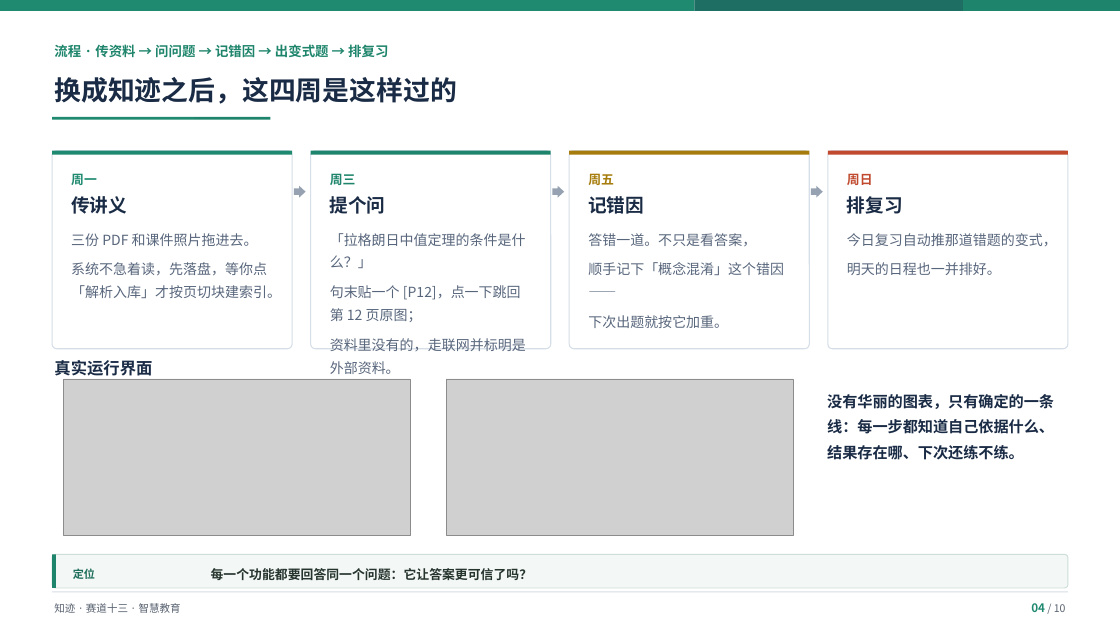
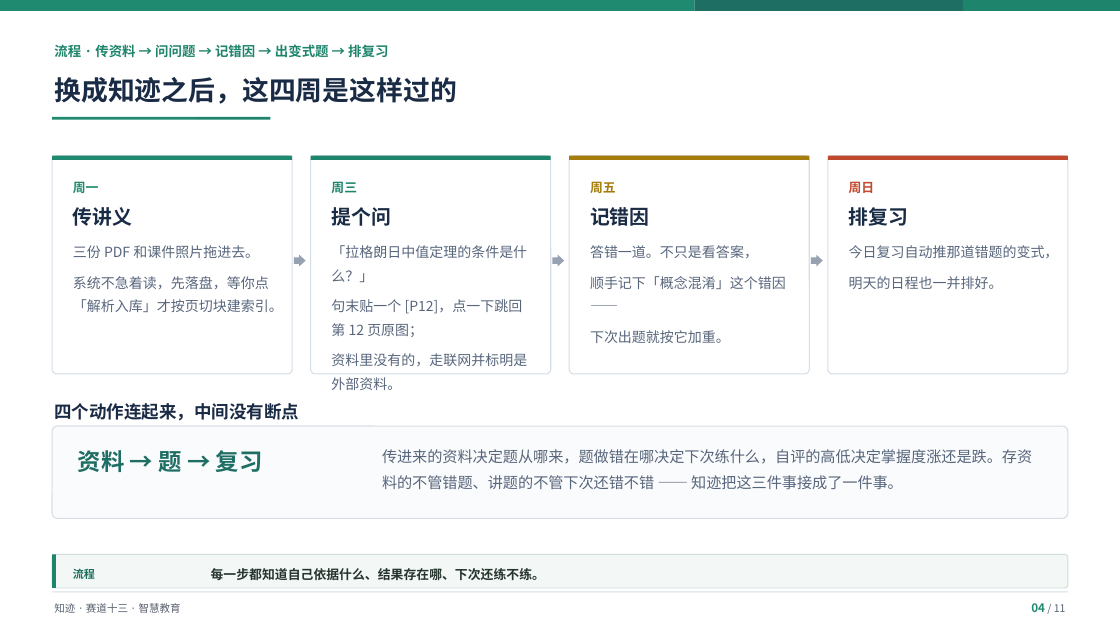
Before and after one commit to Baicaicn23/StudyGraph, a slide deck: slide 4 of docs/作品集/参赛/知迹答辩/知迹答辩.pptx. Drawn at 1120x630 pixels with LibreOffice and Linux fonts; fonts in the diff are those of the drawing; grey boxes stand for pictures. Boxes give left, top, right and bottom in pixels: in the first picture for what was removed or moved away, otherwise in the second. Text is boxed around its words. In the diff, an @@ line names an element or a change of style, - is before the commit and + after.

Commit message:
feat(参赛): p04 拆成流程页 + 真实界面页（10 → 11 页）
原 p04 上半是四步流程卡、下半是两张界面截图，截图被压扁（1280×577 塞进
4.40×1.86 英寸），两件事各占一半都看不清。

拆成两页：
- p04「换成知迹之后，这四周是这样过的」：只讲流程，四张卡放大到 2.60in，
  下方加「资料 → 题 → 复习」收束条
- p05「这些不是示意图，是跑起来的真实界面」（新页）：两张截图按原比例放大到
  5.86×2.64in，底部横向条讲「放真图的原因」

后续页码顺延，总页数 10 → 11；Q&A 页补上缺失的页脚。

README 页序表与递进链说明同步更新。
验证：11 页 / lint_deck 计数 0 / officecli validate 零错误 /
humanizer selfcheck 0 命中 / 284 passed / ruff clean

```diff
--- a/docs/作品集/参赛/知迹答辩/知迹答辩.pptx
+++ b/docs/作品集/参赛/知迹答辩/知迹答辩.pptx
@@ rounded rectangle: place and size @@
-rounded rectangle at (52, 150, 292, 349)
+rounded rectangle at (52, 155, 292, 374)
@@ text "周一": place and size @@
-text "周一" at (71, 173, 97, 185)
+text "周一" at (73, 181, 99, 193)
@@ rounded rectangle: place and size @@
-rounded rectangle at (311, 150, 551, 349)
+rounded rectangle at (311, 155, 551, 374)
@@ text "周三": place and size @@
-text "周三" at (330, 173, 356, 185)
+text "周三" at (331, 181, 357, 193)
@@ rounded rectangle: place and size @@
-rounded rectangle at (570, 150, 810, 349)
+rounded rectangle at (570, 155, 810, 374)
@@ text "周五": place and size @@
-text "周五" at (588, 173, 614, 185)
+text "周五" at (590, 181, 616, 193)
@@ 4 rectangles: place and size @@
-4 rectangles at (52, 150, 1068, 155)
+4 rectangles at (52, 155, 1068, 160)
@@ proportions changed in 4 elements at (52, 155, 292, 374), (311, 155, 551, 374), (570, 155, 810, 374), (828, 155, 1068, 374) @@
@@ rounded rectangle: place and size @@
-rounded rectangle at (828, 150, 1068, 349)
+rounded rectangle at (828, 155, 1068, 374)
@@ text "周日": place and size @@
-text "周日" at (847, 173, 873, 185)
+text "周日" at (849, 181, 875, 193)
@@ text "传讲义": place and size @@
-text "传讲义" at (71, 196, 127, 214)
+text "传讲义" at (73, 207, 133, 226)
@@ text "提个问": place and size @@
-text "提个问" at (330, 196, 386, 214)
+text "提个问" at (331, 207, 391, 226)
@@ text "记错因": place and size @@
-text "记错因" at (588, 196, 644, 214)
+text "记错因" at (590, 207, 650, 226)
@@ size 16 to 17 pt in 4 elements at (73, 207, 133, 226), (331, 207, 391, 226), (590, 207, 650, 226), (849, 207, 909, 226) @@
@@ text "排复习": place and size @@
-text "排复习" at (847, 196, 903, 214)
+text "排复习" at (849, 207, 909, 226)
@@ text "三份 PDF 和课件照片拖进去。": place and size @@
-text "三份 PDF 和课件照片拖进去。" at (71, 233, 281, 298)
+text "三份 PDF 和课件照片拖进去。" at (73, 245, 283, 312)
@@ text "「拉格朗日中值定理的条件是什么？」": place and size @@
-text "「拉格朗日中值定理的条件是什么？」" at (330, 233, 526, 374)
+text "「拉格朗日中值定理的条件是什么？」" at (331, 245, 527, 366)
@@ text "答错一道。不只是看答案，": place and size @@
-text "答错一道。不只是看答案，" at (588, 233, 784, 328)
+text "答错一道。不只是看答案，" at (590, 245, 786, 343)
@@ line spacing 1.36 to 1.4 in 4 elements at (73, 245, 283, 312), (331, 245, 527, 366), (590, 245, 786, 343), (849, 245, 1059, 289) @@
@@ text "今日复习自动推那道错题的变式，": place and size @@
-text "今日复习自动推那道错题的变式，" at (847, 233, 1057, 275)
+text "今日复习自动推那道错题的变式，" at (849, 245, 1059, 289)
@@ 3 right arrows: place and size @@
-3 right arrows at (294, 186, 823, 197)
+3 right arrows at (294, 255, 823, 266)
@@ picture removed at (64, 379, 411, 535) @@
@@ picture removed at (447, 379, 794, 535) @@
@@ text at (54, 403, 299, 421): text changed; size 14 to 15 pt @@
-真实运行界面
+四个动作连起来，中间没有断点
@@ rounded rectangle added at (52, 426, 1068, 518), fill #FAFBFC, outline #D6DEE8 0.9 pt @@
@@ text added at (78, 446, 263, 476), 20 pt, text #1E6E64, bold @@
+资料 → 题 → 复习
@@ text at (382, 449, 1032, 490): text changed; text colour #1A2B45 to #58667C; bold off @@
-没有华丽的图表，只有确定的一条线：每一步都知道自己依据什么、结果存在哪、下次还练不练。
+传进来的资料决定题从哪来，题做错在哪决定下次练什么，自评的高低决定掌握度涨还是跌。存资料的不管错题、讲题的不管下次还错不错 —— 知迹把这三件事接成了一件事。
@@ text at (73, 566, 95, 581): text changed @@
-定位
+流程
@@ text at (211, 568, 545, 580): text changed @@
-每一个功能都要回答同一个问题：它让答案更可信了吗？
+每一步都知道自己依据什么、结果存在哪、下次还练不练。
@@ text at (1031, 603, 1066, 612): text changed @@
-04 / 10
+04 / 11
```
Also in this commit, not shown: 8 other slides changed, 1 slide added, 2 other files.
